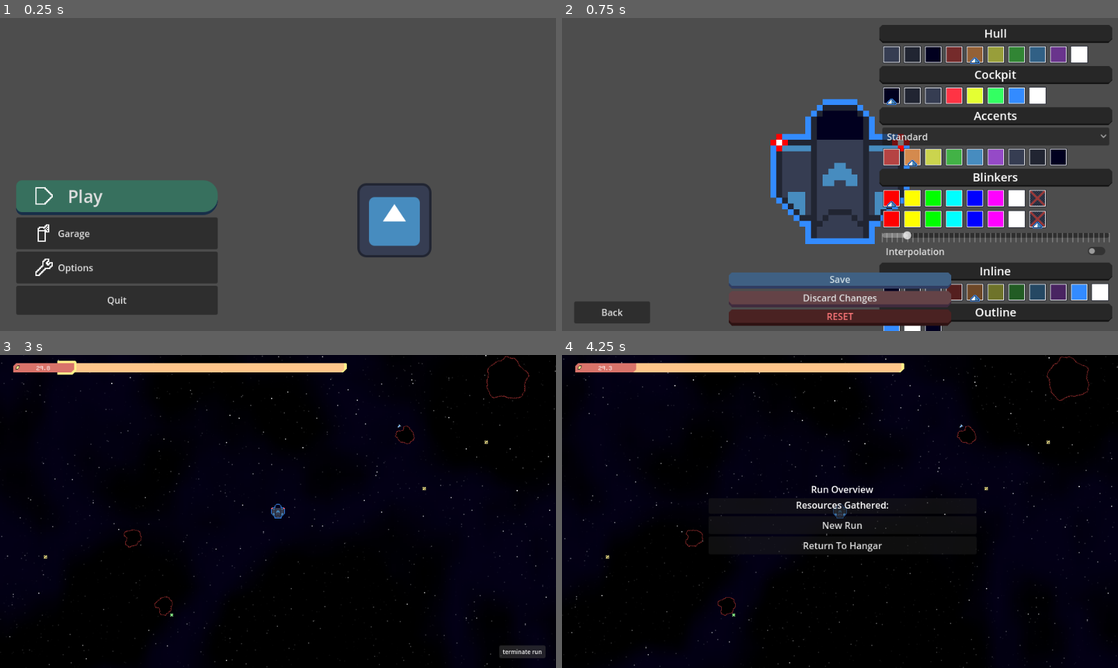
Above: before the commit, frames 1-4 (two rows, left to right).
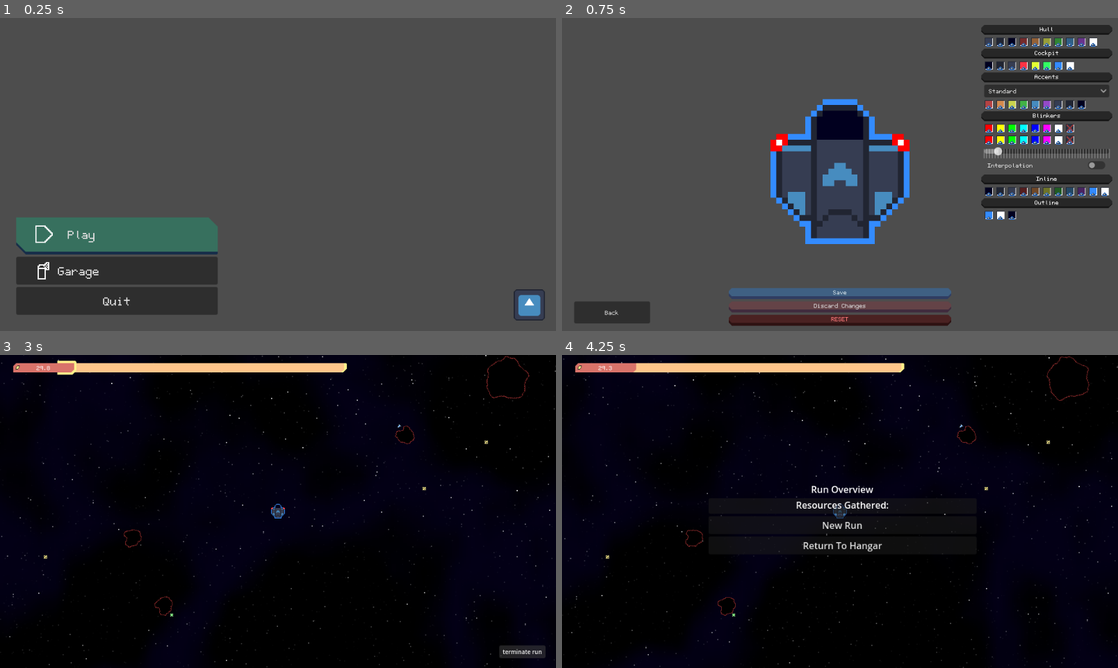
Above: after the commit, the same moments.

Repository: A5TR0spud/asterdrift_redshift
Game: Godot game, scene res://Scenes/Menus/main_menu.tscn
Two runs of this game, one before a commit and one after it. Both use one fixed random seed, a clock stepped at 60 frames per second and the inputs below. The engine's default icon, where the game draws it, is replaced by a stand-in: a white triangle on a blue panel in a dark square.
Inputs:
- Up to frame 1 (0.25 s): no input
- Up to frame 2 (0.75 s): click "Garage" at 0.5 s
- Up to frame 3 (3 s): click "Back" at 1.25 s; click "Play" at 2 s; click "run" at 2.75 s
- Up to frame 4 (4.25 s): click "terminate run" at 3.5 s

The runs differ from the first frame. In frame 1, 11% of the frame differs, in the area x 2-98%, y 52-97%; in frame 2, 29%, in the area x 7-99%, y 2-100%; in frame 3, less than 0.1%; in frame 4, less than 0.1%.

Commit message:
Garage Fix

Diff:
--- a/Scenes/Garage/Garage.tscn
+++ b/Scenes/Garage/Garage.tscn
@@ -1,8 +1,9 @@
-[gd_scene load_steps=22 format=3 uid="uid://b0lh5xscj34ew"]
+[gd_scene load_steps=29 format=3 uid="uid://b0lh5xscj34ew"]
 
 [ext_resource type="PackedScene" uid="uid://d08pheagteker" path="res://Scenes/Utilities/ColorSwatchPicker/color_swatch_picker.tscn" id="1_af53s"]
 [ext_resource type="PackedScene" uid="uid://dkounxxjgekmy" path="res://Scenes/Player/Player.tscn" id="1_ihjlj"]
 [ext_resource type="Script" path="res://Scenes/Garage/garage.gd" id="1_jna1t"]
+[ext_resource type="FontFile" uid="uid://bj06oub24ay2o" path="res://Assets/Font/Aster.ttf" id="2_ei8vl"]
 [ext_resource type="Script" path="res://Scenes/Garage/accent_type_selector.gd" id="3_kw7r4"]
 
 [sub_resource type="StyleBoxFlat" id="StyleBoxFlat_w0efh"]
@@ -20,6 +21,24 @@
 [sub_resource type="Theme" id="Theme_4ai3c"]
 Label/font_sizes/font_size = 20
 Label/styles/normal = SubResource("StyleBoxFlat_w0efh")
+
+[sub_resource type="LabelSettings" id="LabelSettings_oof0n"]
+font = ExtResource("2_ei8vl")
+
+[sub_resource type="LabelSettings" id="LabelSettings_frs3n"]
+font = ExtResource("2_ei8vl")
+
+[sub_resource type="LabelSettings" id="LabelSettings_pog4x"]
+font = ExtResource("2_ei8vl")
+
+[sub_resource type="LabelSettings" id="LabelSettings_jy7gq"]
+font = ExtResource("2_ei8vl")
+
+[sub_resource type="LabelSettings" id="LabelSettings_amw83"]
+font = ExtResource("2_ei8vl")
+
+[sub_resource type="LabelSettings" id="LabelSettings_rmqox"]
+font = ExtResource("2_ei8vl")
 
 [sub_resource type="StyleBoxEmpty" id="StyleBoxEmpty_q8yns"]
 
@@ -60,6 +79,7 @@
 Button/colors/font_hover_color = Color(0.815686, 0.87451, 0.898039, 1)
 Button/colors/font_hover_pressed_color = Color(0.815686, 0.87451, 0.898039, 1)
 Button/colors/font_pressed_color = Color(0.815686, 0.87451, 0.898039, 1)
+Button/fonts/font = ExtResource("2_ei8vl")
 Button/styles/focus = SubResource("StyleBoxEmpty_q8yns")
 Button/styles/hover = SubResource("StyleBoxFlat_dso61")
 Button/styles/normal = SubResource("StyleBoxFlat_1j07a")
@@ -99,6 +119,7 @@
 corner_detail = 1
 
 [sub_resource type="Theme" id="Theme_m1jm0"]
+Button/fonts/font = ExtResource("2_ei8vl")
 Button/styles/focus = SubResource("StyleBoxEmpty_ltkbd")
 Button/styles/hover = SubResource("StyleBoxFlat_dxjwl")
 Button/styles/normal = SubResource("StyleBoxFlat_74a5j")
@@ -143,6 +164,7 @@
 Button/colors/font_hover_color = Color(1, 0.470588, 0.478431, 1)
 Button/colors/font_hover_pressed_color = Color(1, 0.470588, 0.478431, 1)
 Button/colors/font_pressed_color = Color(1, 0.470588, 0.478431, 1)
+Button/fonts/font = ExtResource("2_ei8vl")
 Button/styles/focus = SubResource("StyleBoxEmpty_a5lxq")
 Button/styles/hover = SubResource("StyleBoxFlat_nlvtr")
 Button/styles/normal = SubResource("StyleBoxFlat_tjt65")
@@ -171,6 +193,8 @@
 offset_right = 152.0
 offset_bottom = -13.0
 grow_vertical = 0
+theme_override_fonts/font = ExtResource("2_ei8vl")
+theme_override_font_sizes/font_size = 16
 text = "Back"
 
 [node name="ShipEditorVH" type="VBoxContainer" parent="CanvasLayer/Control"]
@@ -189,6 +213,7 @@
 layout_mode = 2
 theme = SubResource("Theme_4ai3c")
 text = "Hull"
+label_settings = SubResource("LabelSettings_oof0n")
 horizontal_alignment = 1
 vertical_alignment = 1
 
@@ -202,6 +227,7 @@
 layout_mode = 2
 theme = SubResource("Theme_4ai3c")
 text = "Cockpit"
+label_settings = SubResource("LabelSettings_frs3n")
 horizontal_alignment = 1
 vertical_alignment = 1
 
@@ -214,11 +240,14 @@
 layout_mode = 2
 theme = SubResource("Theme_4ai3c")
 text = "Accents"
+label_settings = SubResource("LabelSettings_pog4x")
 horizontal_alignment = 1
 vertical_alignment = 1
 
 [node name="AccentTypeSelector" type="OptionButton" parent="CanvasLayer/Control/ShipEditorVH"]
 layout_mode = 2
+theme_override_fonts/font = ExtResource("2_ei8vl")
+theme_override_font_sizes/font_size = 16
 selected = 1
 item_count = 4
 popup/item_0/text = "None"
@@ -240,6 +269,7 @@
 layout_mode = 2
 theme = SubResource("Theme_4ai3c")
 text = "Blinkers"
+label_settings = SubResource("LabelSettings_jy7gq")
 horizontal_alignment = 1
 vertical_alignment = 1
 
@@ -266,12 +296,15 @@
 
 [node name="BlinkerInterp" type="CheckButton" parent="CanvasLayer/Control/ShipEditorVH"]
 layout_mode = 2
+theme_override_fonts/font = ExtResource("2_ei8vl")
+theme_override_font_sizes/font_size = 16
 text = "Interpolation"
 
 [node name="InlineLabel" type="Label" parent="CanvasLayer/Control/ShipEditorVH"]
 layout_mode = 2
 theme = SubResource("Theme_4ai3c")
 text = "Inline"
+label_settings = SubResource("LabelSettings_amw83")
 horizontal_alignment = 1
 vertical_alignment = 1
 
@@ -286,6 +319,7 @@
 theme = SubResource("Theme_4ai3c")
 text = "Outline
 "
+label_settings = SubResource("LabelSettings_rmqox")
 horizontal_alignment = 1
 vertical_alignment = 1
 
@@ -349,6 +383,9 @@
 [node name="Player" parent="." instance=ExtResource("1_ihjlj")]
 IS_IN_GARAGE = true
 
+[node name="Blinkers" parent="Player/ShipVisuals" index="5"]
+self_modulate = Color(0, 0, 0, 1)
+
 [node name="MagnetArea" parent="Player" index="8"]
 visible = true
 
--- a/Scenes/Hangar/hangar.tscn
+++ b/Scenes/Hangar/hangar.tscn
@@ -1325,7 +1325,7 @@
 Cost = SubResource("Resource_u04gs")
 
 [node name="BackupPower" parent="Camera2D/TechTree/BottomLeft/Shield" node_paths=PackedStringArray("PARENT_UPGRADE") instance=ExtResource("4_r883k")]
-position = Vector2(-416, 32)
+position = Vector2(-416, 64)
 NAME = "Backup Power"
 DESCRIPTION = "The shield first draws from a dedicated backup
 power reserve, for 15 extra energy."
@@ -1335,7 +1335,7 @@
 Cost = SubResource("Resource_7lodx")
 
 [node name="ChargedShield" parent="Camera2D/TechTree/BottomLeft/Shield" node_paths=PackedStringArray("PARENT_UPGRADE") instance=ExtResource("4_r883k")]
-position = Vector2(-416, 160)
+position = Vector2(-416, 128)
 NAME = "Charged Shield"
 DESCRIPTION = "Deflected bodies take 25% of their max health
 as damage."
@@ -1345,7 +1345,7 @@
 Cost = SubResource("Resource_lf1nv")
 
 [node name="Fuse" parent="Camera2D/TechTree/BottomLeft/Shield" node_paths=PackedStringArray("PARENT_UPGRADE") instance=ExtResource("4_r883k")]
-position = Vector2(-480, 32)
+position = Vector2(-480, 64)
 NAME = "Industrial Fuse"
 DESCRIPTION = "The energy consumed by the shield is capped at
 5 (-1 per level) energy per hit."
@@ -1356,7 +1356,7 @@
 Cost = SubResource("Resource_ndgfn")
 
 [node name="ReverseCharger" parent="Camera2D/TechTree/BottomLeft/Shield" node_paths=PackedStringArray("PARENT_UPGRADE") instance=ExtResource("4_r883k")]
-position = Vector2(-544, 32)
+position = Vector2(-544, 64)
 NAME = "Alternating Charger"
 DESCRIPTION = "If Solar Cell is active, the backup battery
 recharges at 1e/s, up to 20 energy.
--- a/Scenes/Menus/main_menu.tscn
+++ b/Scenes/Menus/main_menu.tscn
@@ -1,8 +1,9 @@
-[gd_scene load_steps=8 format=3 uid="uid://dloxvgj0o0aas"]
+[gd_scene load_steps=9 format=3 uid="uid://dloxvgj0o0aas"]
 
 [ext_resource type="Texture2D" uid="uid://r52su7o4wo3q" path="res://icon.svg" id="1_jxv01"]
 [ext_resource type="Script" path="res://Scenes/Menus/control.gd" id="1_mr2mu"]
 [ext_resource type="Texture2D" uid="uid://ccgxfu1vo0nw5" path="res://Assets/UI/Icons/Play.png" id="2_i8p1f"]
+[ext_resource type="FontFile" uid="uid://bj06oub24ay2o" path="res://Assets/Font/Aster.ttf" id="2_utqbt"]
 [ext_resource type="Texture2D" uid="uid://c77dhg0rwkgb1" path="res://Assets/UI/Icons/Garage.png" id="3_i2niw"]
 [ext_resource type="Texture2D" uid="uid://dtvfmeith420a" path="res://Assets/UI/Icons/Settings.png" id="4_ino3e"]
 
@@ -10,15 +11,14 @@
 bg_color = Color(0.215363, 0.438873, 0.370143, 1)
 border_width_bottom = 5
 border_color = Color(0.0914273, 0.181074, 0.284209, 1)
-corner_radius_top_left = 10
-corner_radius_top_right = 25
-corner_radius_bottom_right = 25
-corner_radius_bottom_left = 10
-corner_detail = 10
+corner_radius_top_right = 16
+corner_radius_bottom_left = 16
+corner_detail = 1
 
 [sub_resource type="Theme" id="Theme_pgi4j"]
 Button/constants/h_separation = 25
-Button/font_sizes/font_size = 30
+Button/font_sizes/font_size = 32
+Button/fonts/font = ExtResource("2_utqbt")
 Button/styles/normal = SubResource("StyleBoxFlat_hhixk")
 
 [node name="MainMenu" type="Node2D"]
@@ -47,7 +47,7 @@
 alignment = 2
 
 [node name="Play" type="Button" parent="CanvasLayer/Control/VBoxContainer"]
-custom_minimum_size = Vector2(0, 60)
+custom_minimum_size = Vector2(0, 64)
 layout_mode = 2
 theme = SubResource("Theme_pgi4j")
 text = "Play"
@@ -55,13 +55,16 @@
 alignment = 0
 
 [node name="Garage" type="Button" parent="CanvasLayer/Control/VBoxContainer"]
-custom_minimum_size = Vector2(0, 55)
+custom_minimum_size = Vector2(0, 48)
 layout_mode = 2
+theme_override_fonts/font = ExtResource("2_utqbt")
+theme_override_font_sizes/font_size = 32
 text = "Garage"
 icon = ExtResource("3_i2niw")
 alignment = 0
 
 [node name="Options" type="Button" parent="CanvasLayer/Control/VBoxContainer"]
+visible = false
 custom_minimum_size = Vector2(0, 55)
 layout_mode = 2
 text = "Options
@@ -70,12 +73,15 @@
 alignment = 0
 
 [node name="Quit" type="Button" parent="CanvasLayer/Control/VBoxContainer"]
-custom_minimum_size = Vector2(0, 50)
+custom_minimum_size = Vector2(0, 48)
 layout_mode = 2
+theme_override_fonts/font = ExtResource("2_utqbt")
+theme_override_font_sizes/font_size = 32
 text = "Quit"
 
 [node name="Icon" type="Sprite2D" parent="CanvasLayer"]
-position = Vector2(681, 349)
+position = Vector2(914, 495)
+scale = Vector2(0.421875, 0.421875)
 texture = ExtResource("1_jxv01")
 
 [connection signal="pressed" from="CanvasLayer/Control/VBoxContainer/Play" to="CanvasLayer/Control" method="_on_play_pressed"]
--- a/Scenes/Utilities/ColorSwatchPicker/color_swatch.tscn
+++ b/Scenes/Utilities/ColorSwatchPicker/color_swatch.tscn
@@ -6,8 +6,8 @@
 [ext_resource type="Script" path="res://Scenes/Utilities/ColorSwatchPicker/color_swatch.gd" id="6_2qcyh"]
 
 [node name="TextureButton" type="TextureButton"]
-offset_right = 32.0
-offset_bottom = 32.0
+offset_right = 16.0
+offset_bottom = 16.0
 texture_normal = ExtResource("1_adf1b")
 script = ExtResource("6_2qcyh")
 
@@ -16,21 +16,20 @@
 layout_mode = 0
 offset_left = 2.0
 offset_top = 2.0
-offset_right = 30.0
-offset_bottom = 30.0
+offset_right = 14.0
+offset_bottom = 14.0
 color = Color(1, 0, 1, 1)
 
 [node name="TextureRect" type="TextureRect" parent="."]
 z_index = -2
 layout_mode = 0
-offset_right = 32.0
-offset_bottom = 32.0
+offset_right = 16.0
+offset_bottom = 16.0
 texture = ExtResource("3_mxv68")
 
 [node name="Selected" type="TextureRect" parent="."]
-visible = false
 z_index = 3
 layout_mode = 0
-offset_right = 32.0
-offset_bottom = 32.0
+offset_right = 16.0
+offset_bottom = 16.0
 texture = ExtResource("4_280uf")
--- a/Scenes/World/World.tscn
+++ b/Scenes/World/World.tscn
@@ -1,8 +1,7 @@
-[gd_scene load_steps=44 format=3 uid="uid://depkd23s70wtg"]
+[gd_scene load_steps=43 format=3 uid="uid://depkd23s70wtg"]
 
 [ext_resource type="Script" path="res://Scenes/World/world.gd" id="1_1esw0"]
 [ext_resource type="PackedScene" uid="uid://dkounxxjgekmy" path="res://Scenes/Player/Player.tscn" id="1_83k77"]
-[ext_resource type="Script" path="res://Scenes/Player/camera.gd" id="3_jlwng"]
 [ext_resource type="PackedScene" uid="uid://dl5fg1ej0bimi" path="res://Scenes/Utilities/ResourceScore/resource_counter.tscn" id="5_op3xx"]
 [ext_resource type="Script" path="res://Scenes/World/stats_panel.gd" id="5_ukl6o"]
 [ext_resource type="Shader" path="res://Shaders/SweepRotateUV.gdshader" id="7_7w45e"]
@@ -163,11 +162,9 @@
 update_rotation = false
 update_scale = false
 
-[node name="Camera" type="Camera2D" parent="." node_paths=PackedStringArray("Player")]
+[node name="Camera" type="Camera2D" parent="."]
 ignore_rotation = false
 rotation_smoothing_enabled = true
-script = ExtResource("3_jlwng")
-Player = NodePath("../Player")
 
 [node name="Background" type="CanvasLayer" parent="."]
 layer = -1
Binary file changed: Assets/Ships/Hauler/Blinkers.png
Binary file changed: Assets/UI/ColorSwatch/ColorSwatch.png
Binary file changed: Assets/UI/ColorSwatch/ColorSwatchActive.png
Binary file changed: Assets/UI/ColorSwatch/ColorSwatchSelected.png
Binary file changed: Assets/UI/ColorSwatch/ColorSwatch_Alpha.png
Not shown, changed: CHANGELOG.md
